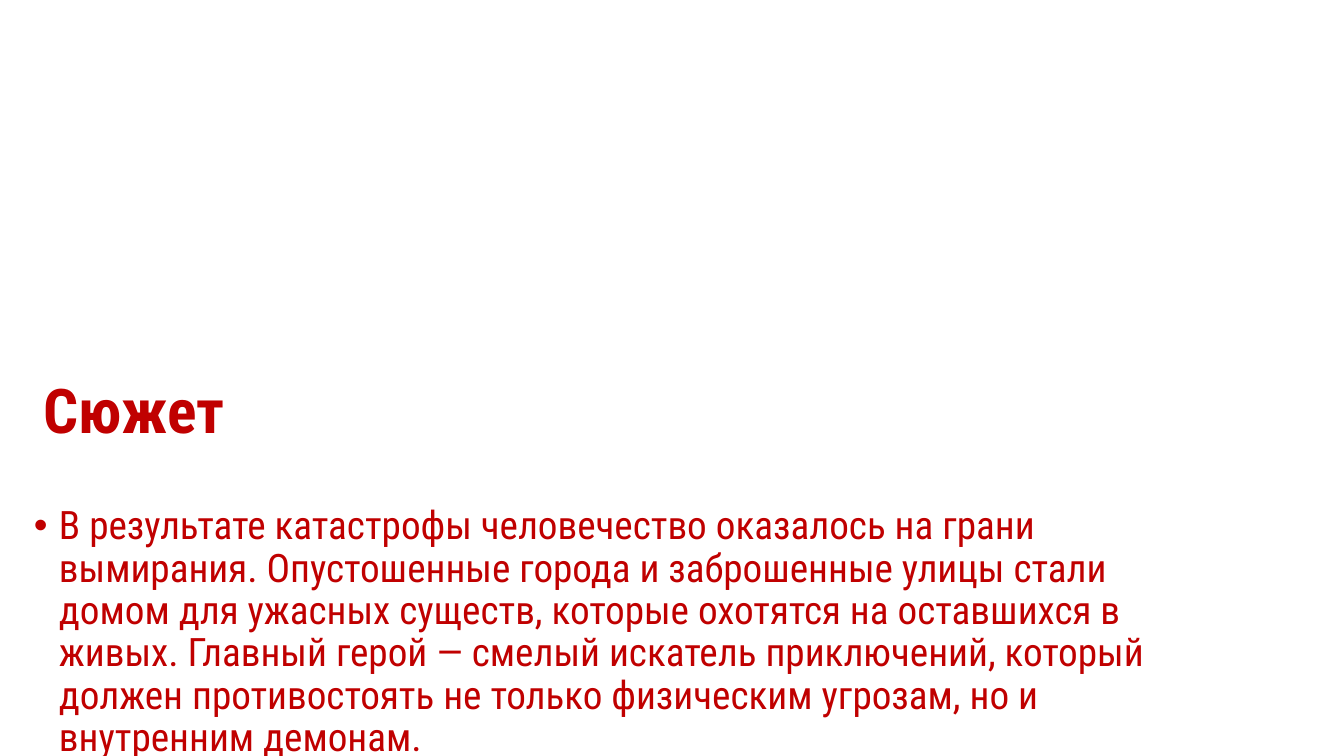
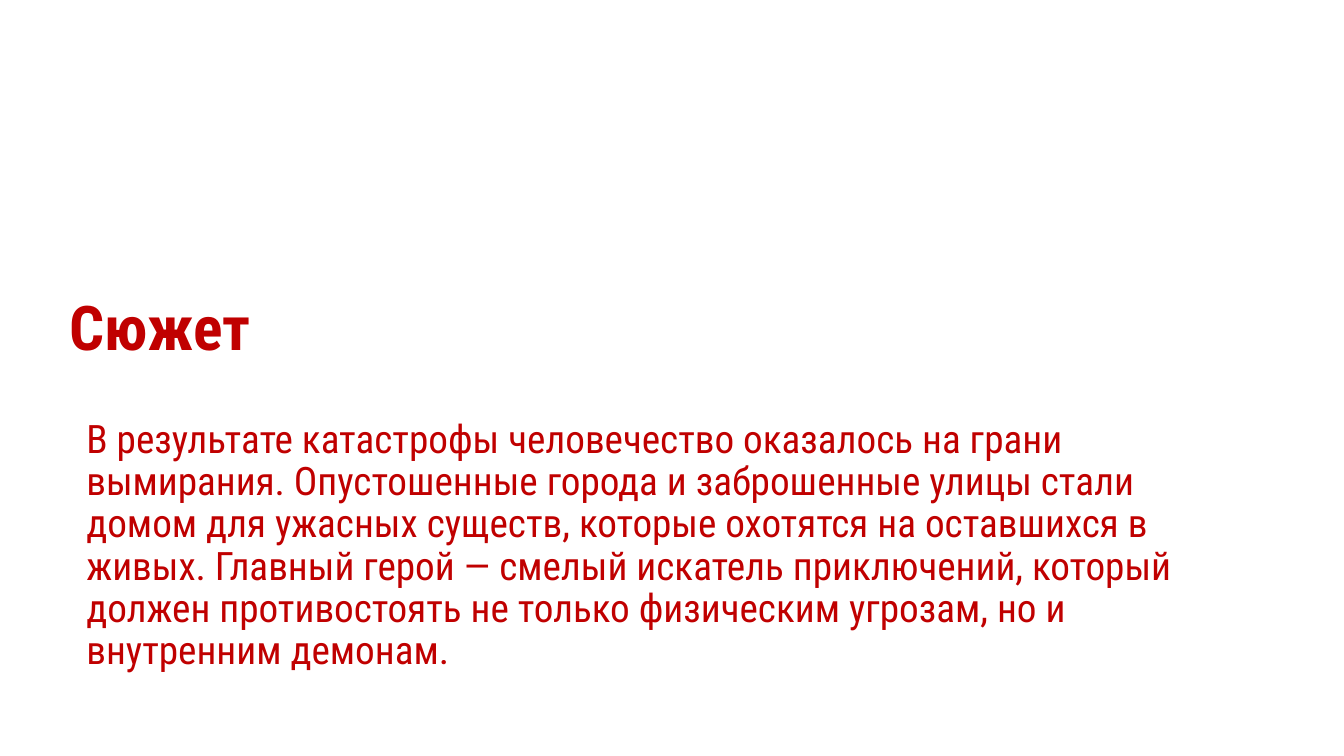
Before and after one commit to Fedormak/Apocalypse_Edition, a slide deck: slide 2 of Time's Ticking.pptx. Drawn at 1344x756 pixels with LibreOffice and Linux fonts; fonts in the diff are those of the drawing; background and template pictures are left out. Boxes give left, top, right and bottom in pixels: in the first picture for what was removed or moved away, otherwise in the second. Text is boxed around its words. In the diff, an @@ line names an element or a change of style, - is before the commit and + after.

```diff
--- a/Time's Ticking.pptx
+++ b/Time's Ticking.pptx
@@ title "Сюжет": place and size @@
-title "Сюжет" at <box>44,388,225,434</box>
+title "Сюжет" at <box>69,305,250,351</box>
@@ text "В результате катастрофы человечество оказалось ...": place and size @@
-text "В результате катастрофы человечество оказалось ..." at <box>59,509,1144,756</box>
+text "В результате катастрофы человечество оказалось ..." at <box>86,423,1171,673</box>
@@ text "В результате катастрофы человечество оказалось ..." at <box>86,423,1171,673</box>: bullet • to none @@
```
Also in this commit, not shown: 3 other slides changed, 1 slide added, 2 other files.
